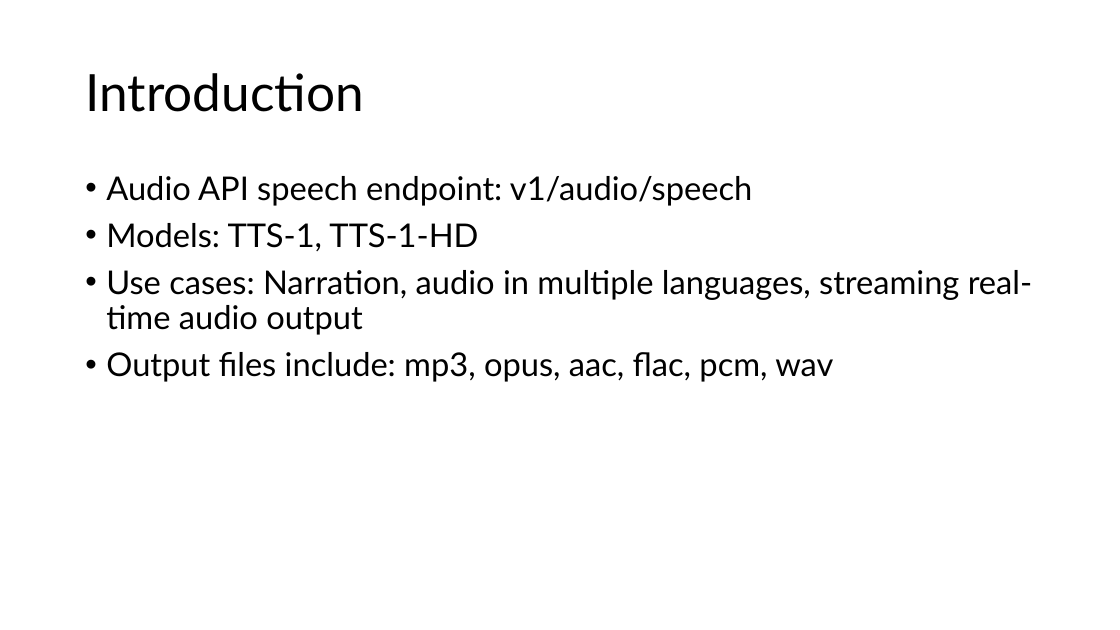
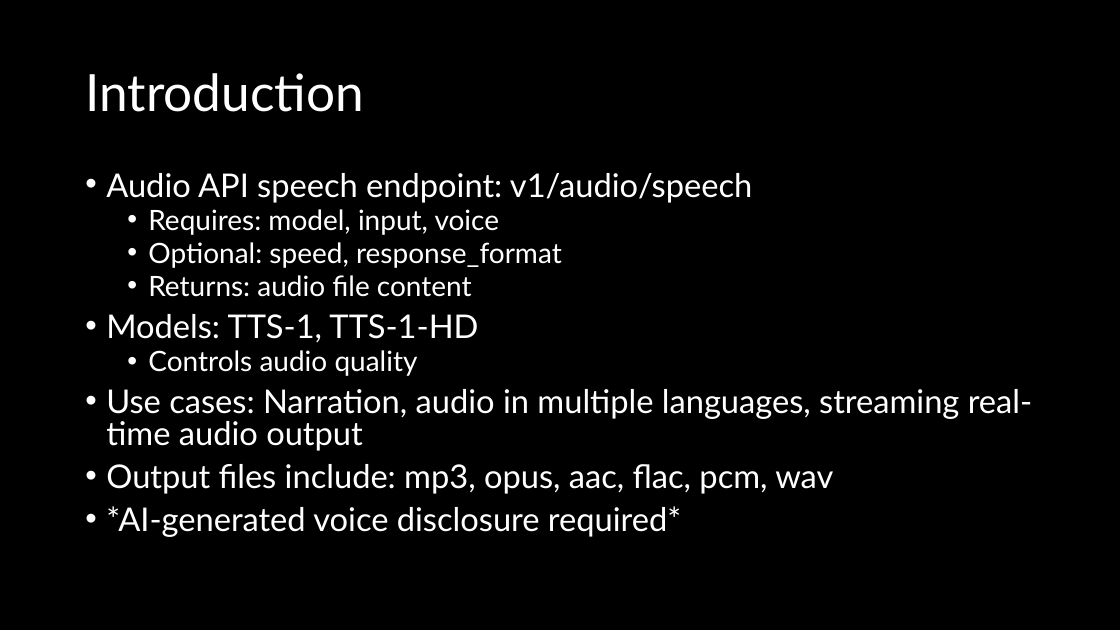
Before and after one commit to sammmmmmiller/CS584, a slide deck: slide 15 of cs584present.pptx (slide 16 before the commit). Drawn at 1120x630 pixels with LibreOffice and Linux fonts; fonts in the diff are those of the drawing. Boxes give left, top, right and bottom in pixels: in the first picture for what was removed or moved away, otherwise in the second. Text is boxed around its words. In the diff, an @@ line names an element or a change of style, - is before the commit and + after.

```diff
--- a/cs584present.pptx
+++ b/cs584present.pptx
@@ background #FFFFFF to #000000 @@
@@ title "Introduction" at bbox=[85, 73, 364, 112]: text colour #000000 to #FFFFFF @@
@@ text at bbox=[106, 173, 1032, 494]: text colour #000000 to #FFFFFF in "Audio API speech endpoint: v1/audio/speech", "Models: TTS-1, TTS-1-HD", "Use cases: Narration, audio in multiple languages, ...", "Output files include: mp3, opus, aac, flac, ..."; line spacing 0.9 to 0.8 @@
@@ text at bbox=[148, 209, 562, 297]: paragraphs added @@
+  • Requires: model, input, voice
+  • Optional: speed, response_format
+  • Returns: audio file content
@@ text at bbox=[148, 350, 418, 376]: paragraph added @@
+  • Controls audio quality
@@ text at bbox=[106, 506, 681, 537]: paragraph added @@
+• *AI-generated voice disclosure required*
```
Also in this commit, not shown: 21 other slides changed, 4 slides added, 3 slides removed.
